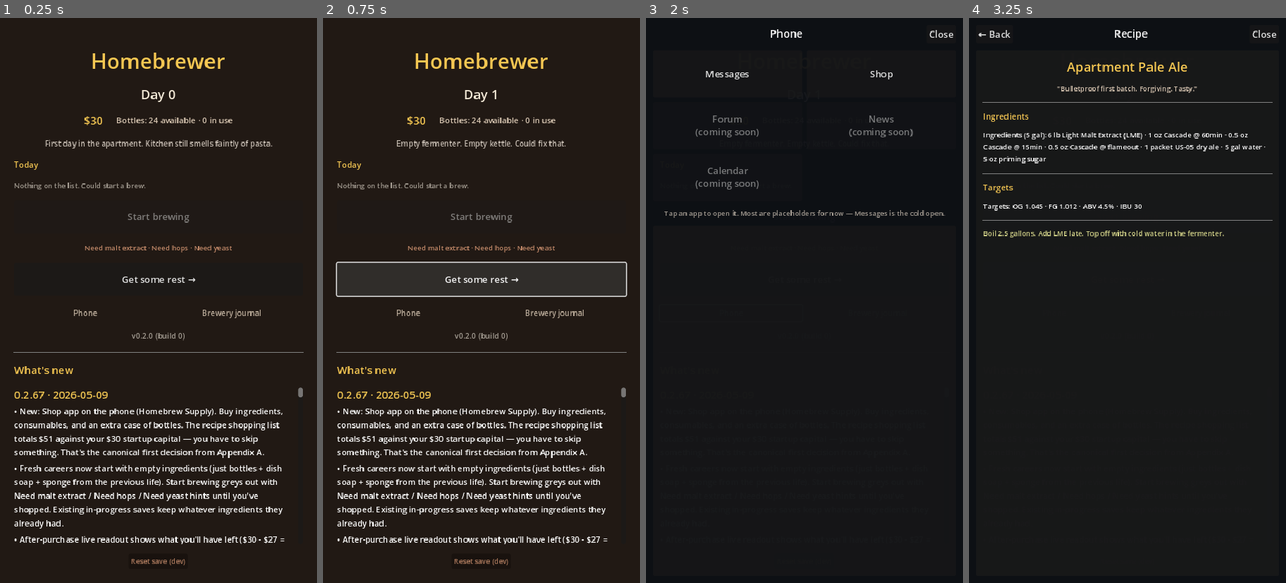
Above: before the commit, frames 1-4 (left to right).
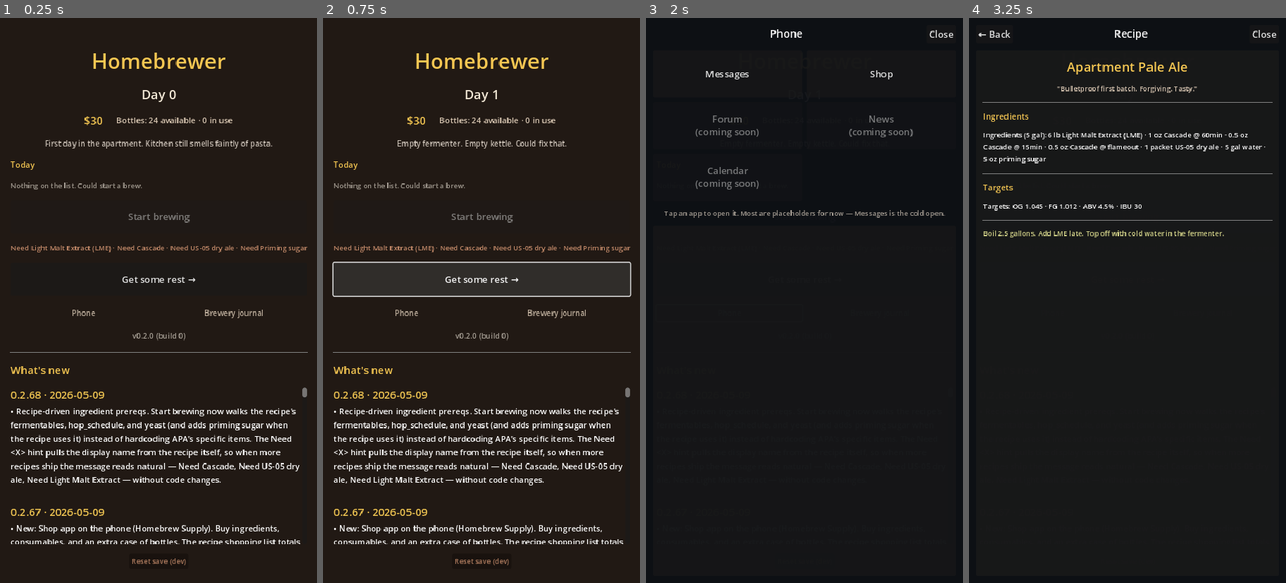
Above: after the commit, the same moments.

Repository: Shadaeiou/homebrewer
Game: Godot game, scene res://scenes/main.tscn
Two runs of this game, one before a commit and one after it. Both use one fixed random seed, a clock stepped at 60 frames per second and the inputs below.
Inputs:
- Up to frame 1 (0.25 s): no input
- Up to frame 2 (0.75 s): click "Get some rest →" at 0.5 s
- Up to frame 3 (2 s): click "Phone" at 1.25 s
- Up to frame 4 (3.25 s): click "Messages" at 2 s; click "Open recipe" at 2.75 s

The runs differ from the first frame. In frame 1, 7.8% of the frame differs, in the area x 3-98%, y 6-97%; in frame 2, 8.2%, in the area x 2-98%, y 6-97%; in frame 3, less than 0.1%; in frame 4, less than 0.1%.

Commit message:
Recipe-driven ingredient prereqs (drop the APA-hardcode)
start_brewing_issues was hardcoding LME / Cascade / US-05 + a method
check; West Coast IPA / Dry Stout couldn't ship without rewriting
the validator. Now it walks the recipe's fermentables / hop_schedule
/ yeast and demands every referenced ingredient_id.

data/recipes/apartment_pale_ale.tres
  + ingredient_id field on each fermentables entry, hop_schedule
    entry, and the yeast dict ("lme_light" / "hops_cascade" /
    "yeast_us05"). Same hop in three additions dedupes naturally to
    one prereq.

systems/game_state.gd
  + required_ingredients(recipe) → {ingredient_id: display_name}.
    Walks all three lists, takes priming_sugar_oz>0 as the canonical
    "priming_sugar" prereq.
  start_brewing_issues now iterates required_ingredients keys,
  surfacing the recipe's own `item` text in the "Need X" hint. So
  the dashboard reads "Need Light Malt Extract (LME) · Need Cascade
  · Need US-05 dry ale · Need Priming sugar" until shopping.

tests/sim/test_game_state_helpers.gd
  + test_required_ingredients_walks_recipe_dynamically — explicit
    APA expectation: 4 dedup'd ids, display names threaded through.
  Updated test_start_brewing_issues_empty_after_shopping to seed
  priming_sugar (the new fourth required item).

133/133 tests, 383 asserts. changelog 0.2.68.

Step (b) — adding "Step 12 — real mini-games" to HANDOFF.md — lands
in the next commit alongside the visuals approach plan.

Diff:
--- a/godot/data/changelog.json
+++ b/godot/data/changelog.json
@@ -1,4 +1,11 @@
 [
+  {
+    "version": "0.2.68",
+    "date": "2026-05-09",
+    "bullets": [
+      "Recipe-driven ingredient prereqs. Start brewing now walks the recipe's fermentables, hop_schedule, and yeast (and adds priming sugar when the recipe uses it) instead of hardcoding APA's specific items. The Need <X> hint pulls the display name from the recipe itself, so when more recipes ship the message reads natural — Need Cascade, Need US-05 dry ale, Need Light Malt Extract — without code changes."
+    ]
+  },
   {
     "version": "0.2.67",
     "date": "2026-05-09",
--- a/godot/data/recipes/apartment_pale_ale.tres
+++ b/godot/data/recipes/apartment_pale_ale.tres
@@ -18,23 +18,28 @@
 target_abv = 4.5
 fermentables = Array[Dictionary]([{
 "item": "Light Malt Extract (LME)",
+"ingredient_id": "lme_light",
 "weight_lb": 6.0
 }])
 hop_schedule = Array[Dictionary]([{
 "item": "Cascade",
+"ingredient_id": "hops_cascade",
 "weight_oz": 1.0,
 "minutes_remaining": 60
 }, {
 "item": "Cascade",
+"ingredient_id": "hops_cascade",
 "weight_oz": 0.5,
 "minutes_remaining": 15
 }, {
 "item": "Cascade",
+"ingredient_id": "hops_cascade",
 "weight_oz": 0.5,
 "minutes_remaining": 0
 }])
 yeast = {
 "item": "US-05 dry ale",
+"ingredient_id": "yeast_us05",
 "attenuation": 0.75,
 "pitch_temp_c": 20.0
 }
--- a/godot/systems/game_state.gd
+++ b/godot/systems/game_state.gd
@@ -229,19 +229,41 @@
 			return issues
 	if free_fermenter_count() <= 0:
 		issues.append("No fermenter available — bottle a brew first")
-	# v1 ingredient check: any ingredient row missing from inventory.ingredients
-	# blocks the brew. The pre-seeded inventory satisfies this for APA; once
-	# the shop is built the player can land here legitimately broke.
+	# Recipe-driven ingredient check. Walks the recipe's fermentables /
+	# hop_schedule / yeast and asserts the inventory has each
+	# ingredient_id. Same hop in multiple additions only counts once
+	# (qty checks land when inventory consumption ships).
 	var ingredients: Dictionary = data.get("inventory", {}).get("ingredients", {})
 	var recipe: RecipeDef = load("res://data/recipes/%s.tres" % recipe_id)
 	if recipe != null:
-		if not ingredients.has("lme_light") and recipe.method == "EXTRACT":
-			issues.append("Need malt extract")
-		if not ingredients.has("hops_cascade"):
-			issues.append("Need hops")
-		if not ingredients.has("yeast_us05"):
-			issues.append("Need yeast")
+		var required: Dictionary = required_ingredients(recipe)
+		for ingredient_id in required:
+			if not ingredients.has(ingredient_id):
+				issues.append("Need %s" % String(required[ingredient_id]))
 	return issues
+
+func required_ingredients(recipe: RecipeDef) -> Dictionary:
+	## Returns a {ingredient_id: display_name} map of every ingredient
+	## the recipe references. priming_sugar is canonical when
+	## priming_sugar_oz > 0 — the recipe schema doesn't carry it as
+	## an explicit fermentable.
+	var out: Dictionary = {}
+	for f in recipe.fermentables:
+		var id: String = String(f.get("ingredient_id", ""))
+		if id == "":
+			continue
+		out[id] = String(f.get("item", id))
+	for h in recipe.hop_schedule:
+		var id: String = String(h.get("ingredient_id", ""))
+		if id == "":
+			continue
+		out[id] = String(h.get("item", id))
+	var yeast_id: String = String(recipe.yeast.get("ingredient_id", ""))
+	if yeast_id != "":
+		out[yeast_id] = String(recipe.yeast.get("item", yeast_id))
+	if recipe.priming_sugar_oz > 0:
+		out["priming_sugar"] = "Priming sugar"
+	return out
 
 const BOTTLES_PER_BATCH := 24  ## Per 4.2: 5gal APA fills exactly 24 12oz bottles.
 
--- a/godot/tests/sim/test_game_state_helpers.gd
+++ b/godot/tests/sim/test_game_state_helpers.gd
@@ -43,14 +43,31 @@
 
 func test_start_brewing_issues_empty_after_shopping() -> void:
 	# Once required ingredients are in inventory, the Start brewing
-	# validator clears.
+	# validator clears. APA's recipe-driven prereq walk requires
+	# fermentables (LME), hops (Cascade), yeast (US-05), and priming
+	# sugar (canonical when priming_sugar_oz > 0).
 	GameState.data["inventory"]["ingredients"] = {
-		"lme_light":     {"name": "LME",      "qty": 6.0, "unit": "lb"},
-		"hops_cascade":  {"name": "Cascade",  "qty": 2.0, "unit": "oz"},
-		"yeast_us05":    {"name": "US-05",    "qty": 1,   "unit": "packet"},
+		"lme_light":     {"name": "LME",          "qty": 6.0, "unit": "lb"},
+		"hops_cascade":  {"name": "Cascade",      "qty": 2.0, "unit": "oz"},
+		"yeast_us05":    {"name": "US-05",        "qty": 1,   "unit": "packet"},
+		"priming_sugar": {"name": "Priming sugar","qty": 5.0, "unit": "oz"},
 	}
 	var issues: Array = GameState.start_brewing_issues("apartment_pale_ale")
 	assert_eq(issues.size(), 0, "shopped career must be ready to brew APA")
+
+func test_required_ingredients_walks_recipe_dynamically() -> void:
+	# Recipe-driven; doesn't hardcode APA-specific ids.
+	var recipe: RecipeDef = load("res://data/recipes/apartment_pale_ale.tres")
+	var required: Dictionary = GameState.required_ingredients(recipe)
+	# APA needs LME + Cascade (deduped) + US-05 + priming sugar = 4 ids.
+	assert_eq(required.size(), 4)
+	assert_true(required.has("lme_light"))
+	assert_true(required.has("hops_cascade"))
+	assert_true(required.has("yeast_us05"))
+	assert_true(required.has("priming_sugar"))
+	# Display names come from the recipe's `item` strings (used in the
+	# "Need <X>" messages).
+	assert_string_contains(String(required["lme_light"]), "Light Malt Extract")
 
 func test_start_brewing_issues_unknown_recipe() -> void:
 	var issues: Array = GameState.start_brewing_issues("imperial_stout_does_not_exist")
